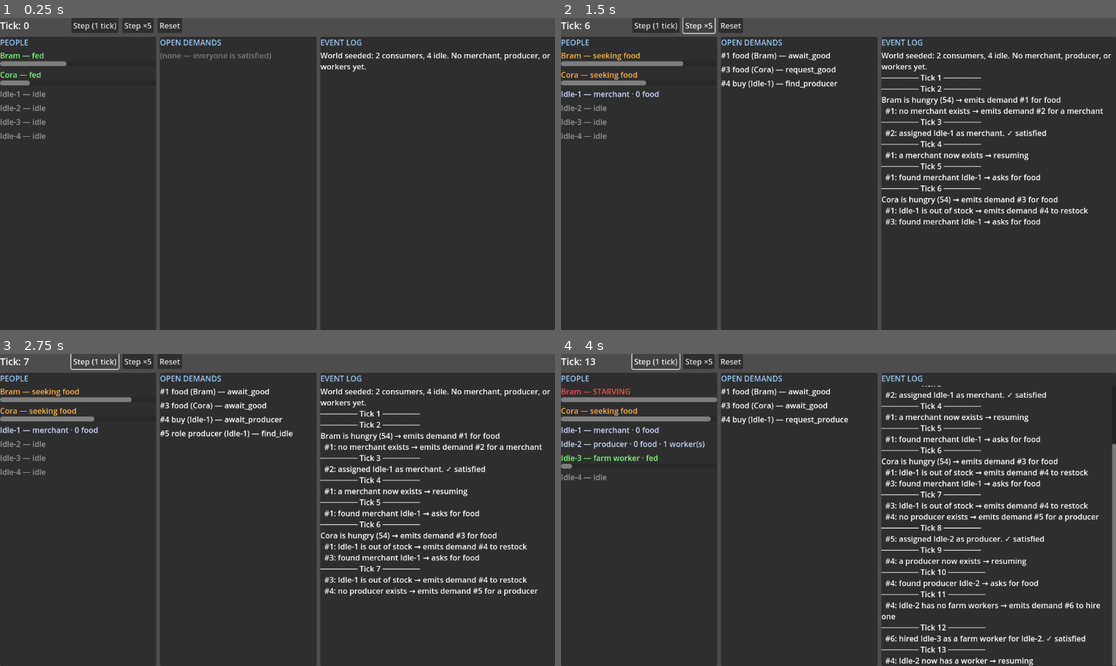
Above: before the commit, frames 1-4 (two rows, left to right).
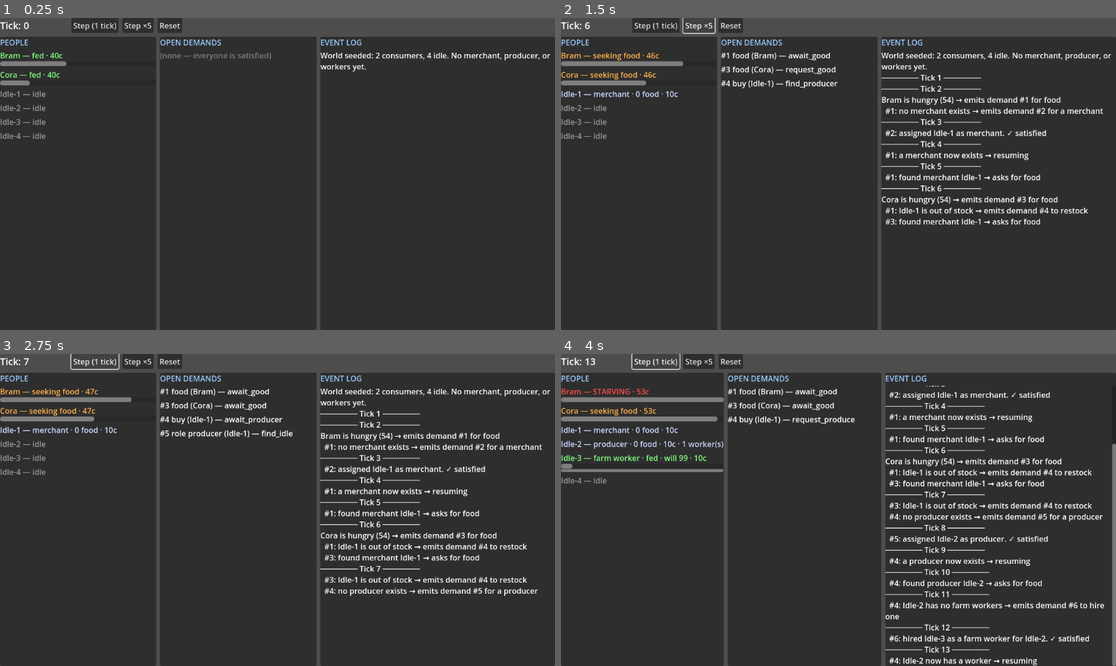
Above: after the commit, the same moments.

Repository: zmkram322/TheKingYouDontSee
Game: Godot game, scene res://main.tscn
Two runs of this game, one before a commit and one after it. Both use one fixed random seed, a clock stepped at 60 frames per second and the inputs below.
Inputs:
- Up to frame 1 (0.25 s): no input
- Up to frame 2 (1.5 s): click "Step (1 tick)" at 0.5 s; click "Step ×5" at 1.25 s
- Up to frame 3 (2.75 s): click "Step (1 tick)" at 2 s
- Up to frame 4 (4 s): click "Step ×5" at 2.75 s; click "Step (1 tick)" at 3.5 s

The runs differ from the first frame. In frame 1, less than 0.1% of the frame differs, in the area x 7-12%, y 11-20%; in frame 2, less than 0.1%; in frame 3, less than 0.1%; in frame 4, 10%, in the area x 0-98%, y 6-100%.

Commit message:
POC v2 slice 3: money, wages, and willingness-to-work
Coin is now real: food costs money (retail eater->merchant, wholesale
merchant->producer), and a producer pays each worker a wage per batch. The old
binary hunger-exhaustion teeth are replaced by a willingness-to-work scalar:
hunger erodes it, a paycheck restores it, no hard floor — so a well-paid worker
labours on at any hunger ("everyone has a price"). Consumers get a placeholder
stipend as income (seam for real employment in slice 3b).

Experiment (150 ticks): production NEVER stalls (vs first stall at tick 45 and
total flatline without wages). All three eaters sustain (11/10/6 meals) and the
economy is still running at tick 150. The worker ends STARVING (hunger 100) yet
still working (willingness 88) — money keeps the supply loop alive. Confirms the
hypothesis that pay breaks the death spiral. Known artifact: stipend out-earns
consumer spending so consumer coin inflates — resolved when employment replaces it.

Co-Authored-By: Claude Opus 4.8 (1M context) <noreply@anthropic.com>

Diff:
--- a/tkyds-game/main.gd
+++ b/tkyds-game/main.gd
@@ -133,6 +133,14 @@
 			bar.show_percentage = false
 			bar.custom_minimum_size = Vector2(0, 10)
 			row.add_child(bar)
+		if a.role == Actor.ROLE_FARM_WORKER:
+			# Second bar = willingness to keep working (green = happy, red = about to quit).
+			var wbar := ProgressBar.new()
+			wbar.max_value = Simulation.WILLINGNESS_MAX
+			wbar.value = a.willingness
+			wbar.show_percentage = false
+			wbar.custom_minimum_size = Vector2(0, 6)
+			row.add_child(wbar)
 		_actors_box.add_child(row)
 
 
--- a/tkyds-game/sim/actor.gd
+++ b/tkyds-game/sim/actor.gd
@@ -20,6 +20,13 @@
 # Anyone can hold food (consumer eats it, merchant resells it, producer makes it)
 var food: int = 0
 
+# Money. Food costs coin; workers earn wages.
+var coin: int = 0
+
+# Willingness to keep working (farm workers). Hunger erodes it, pay restores it.
+# No hard floor — enough pay keeps a worker going at any hunger.
+var willingness: float = 100.0
+
 # Producer stuff
 var producing_ticks_left: int = 0
 var workers: Array[Actor] = []   # farm workers a producer has hired (needed to produce)
--- a/tkyds-game/sim/simulation.gd
+++ b/tkyds-game/sim/simulation.gd
@@ -14,7 +14,16 @@
 const EAT_REDUCES_HUNGER := 70.0  # a meal actually fills you up (drops below threshold)
 const PRODUCE_TICKS := 2          # ticks a producer spends on a batch
 const FOOD_PER_PRODUCTION := 2    # batch size — leaves buffer stock so one producer feeds several
-const WORKER_EXHAUSTION := 90.0   # a worker this hungry is too weak to work — production halts
+
+# --- Money & willingness (slice 3) ---
+const FOOD_RETAIL_PRICE := 3      # what an eater pays the merchant for 1 food
+const FOOD_WHOLESALE_PRICE := 2   # what the merchant pays the producer for 1 food
+const WAGE_PER_BATCH := 3         # what a producer pays each worker when a batch lands
+const CONSUMER_STIPEND := 1       # PLACEHOLDER income for consumers (real employment = slice 3b)
+const WILLINGNESS_MAX := 100.0
+const QUIT_THRESHOLD := 20.0            # below this, a worker refuses to work
+const WILLINGNESS_HUNGER_DRAIN := 0.03  # per tick × current hunger — hunger erodes willingness
+const WAGE_WILLINGNESS_BOOST := 25.0    # a paycheck restores willingness — "everyone has a price"
 # ----------------------------------------------------------------------------
 
 var tick: int = 0
@@ -33,17 +42,23 @@
 	_next_demand_id = 1
 
 	# Two consumers, staggered so they don't all get hungry on the same tick.
+	# They hold the starting money supply (spent on food, topped up by a stipend).
 	var bram := Actor.new("Bram", Actor.ROLE_CONSUMER)
 	bram.hunger = 42.0
+	bram.coin = 40
 	var cora := Actor.new("Cora", Actor.ROLE_CONSUMER)
 	cora.hunger = 18.0
+	cora.coin = 40
 	actors.append(bram)
 	actors.append(cora)
 
 	# A pool of idle people. The cascade pulls them into roles as it needs them:
 	# merchant + producer + at least one farm worker all get drawn from here.
+	# A little starting coin lets a fresh merchant/producer bootstrap trade.
 	for i in range(4):
-		actors.append(Actor.new("Idle-%d" % (i + 1)))
+		var idle := Actor.new("Idle-%d" % (i + 1))
+		idle.coin = 10
+		actors.append(idle)
 
 	_log("World seeded: 2 consumers, 4 idle. No merchant, producer, or workers yet.")
 	_refresh_all_state_text()
@@ -56,9 +71,26 @@
 	_log("──────── Tick %d ────────" % tick)
 
 	_accumulate_hunger_and_emit()
-	_advance_production()
+	_pay_stipends()
+	_drain_willingness()
+	_advance_production()   # completing a batch pays wages, which restores willingness
 	_step_all_demands_one_hop()
 	_refresh_all_state_text()
+
+
+func _pay_stipends() -> void:
+	# PLACEHOLDER income so consumers keep buying while we isolate the wage
+	# mechanic. Real income (employment) replaces this in a later slice.
+	for a in actors:
+		if a.role == Actor.ROLE_CONSUMER:
+			a.coin += CONSUMER_STIPEND
+
+
+func _drain_willingness() -> void:
+	# The hungrier a worker is, the faster their will to keep working erodes.
+	for a in actors:
+		if a.role == Actor.ROLE_FARM_WORKER:
+			a.willingness = max(0.0, a.willingness - a.hunger * WILLINGNESS_HUNGER_DRAIN)
 
 
 func _accumulate_hunger_and_emit() -> void:
@@ -82,26 +114,39 @@
 	for a in actors:
 		if a.role != Actor.ROLE_PRODUCER or a.producing_ticks_left <= 0:
 			continue
-		# Teeth: a batch only makes progress while at least one worker can still work.
+		# Teeth: a batch only makes progress while a worker is still willing.
+		# Willingness is held up by pay, so a well-paid worker labours on despite hunger.
 		if not _producer_can_work(a):
 			if not a.stalled:
 				a.stalled = true
-				_log("%s STALLS — its workers are too hungry to work" % a.person_name)
+				_log("%s STALLS — its workers refuse to work (demoralised)" % a.person_name)
 			continue
 		if a.stalled:
 			a.stalled = false
-			_log("%s's workers are fed enough again → production resumes" % a.person_name)
+			_log("%s's workers are willing again → production resumes" % a.person_name)
 		a.producing_ticks_left -= 1
 		if a.producing_ticks_left == 0:
 			a.food += FOOD_PER_PRODUCTION
 			_log("%s finished a batch (+%d) → now holds %d food" % [a.person_name, FOOD_PER_PRODUCTION, a.food])
+			_pay_wages(a)
 
 
 func _producer_can_work(p: Actor) -> bool:
 	for w in p.workers:
-		if w.hunger < WORKER_EXHAUSTION:
+		if w.willingness > QUIT_THRESHOLD:
 			return true
 	return false
+
+
+func _pay_wages(producer: Actor) -> void:
+	for w in producer.workers:
+		if producer.coin >= WAGE_PER_BATCH:
+			producer.coin -= WAGE_PER_BATCH
+			w.coin += WAGE_PER_BATCH
+			w.willingness = min(WILLINGNESS_MAX, w.willingness + WAGE_WILLINGNESS_BOOST)
+			_log("  %s pays %s %dc in wages → willingness up to %d" % [producer.person_name, w.person_name, WAGE_PER_BATCH, int(w.willingness)])
+		else:
+			_log("  %s can't make payroll for %s (no coin)" % [producer.person_name, w.person_name])
 
 
 func _step_all_demands_one_hop() -> void:
@@ -152,15 +197,21 @@
 
 		&"request_good":
 			var merchant := d.provider
-			if merchant.food > 0:
-				merchant.food -= 1
-				consumer.food += 1
-				d.phase = &"eat"
-				_log("  #%d: %s buys food from %s" % [d.id, consumer.person_name, merchant.person_name])
-			else:
+			if merchant.food <= 0:
 				d.child = _need_restock(merchant, d)
 				d.phase = &"await_good"
 				_log("  #%d: %s is out of stock → emits demand #%d to restock" % [d.id, merchant.person_name, d.child.id])
+			elif consumer.coin >= FOOD_RETAIL_PRICE:
+				merchant.food -= 1
+				consumer.food += 1
+				consumer.coin -= FOOD_RETAIL_PRICE
+				merchant.coin += FOOD_RETAIL_PRICE
+				d.phase = &"eat"
+				_log("  #%d: %s buys food from %s for %dc" % [d.id, consumer.person_name, merchant.person_name, FOOD_RETAIL_PRICE])
+			else:
+				# Broke and hungry — for now they go without; a later slice turns
+				# this into a demand for employment.
+				_log("  #%d: %s can't afford food (%dc < %dc) — goes without" % [d.id, consumer.person_name, consumer.coin, FOOD_RETAIL_PRICE])
 
 		&"await_good":
 			if d.child != null and d.child.satisfied:
@@ -212,11 +263,13 @@
 
 		&"request_produce":
 			var producer := d.provider
-			if producer.food > 0:
+			if producer.food > 0 and merchant.coin >= FOOD_WHOLESALE_PRICE:
 				producer.food -= 1
 				merchant.food += 1
+				merchant.coin -= FOOD_WHOLESALE_PRICE
+				producer.coin += FOOD_WHOLESALE_PRICE
 				d.satisfied = true
-				_log("  #%d: %s buys food from %s. ✓ satisfied" % [d.id, merchant.person_name, producer.person_name])
+				_log("  #%d: %s buys food from %s for %dc. ✓ satisfied" % [d.id, merchant.person_name, producer.person_name, FOOD_WHOLESALE_PRICE])
 			elif producer.workers.is_empty():
 				# Can't grow food without hands — a missing worker is just another demand.
 				d.child = _need_role(Actor.ROLE_FARM_WORKER, producer)
@@ -235,11 +288,13 @@
 
 		&"await_produce":
 			var producer := d.provider
-			if producer.food > 0:
+			if producer.food > 0 and merchant.coin >= FOOD_WHOLESALE_PRICE:
 				producer.food -= 1
 				merchant.food += 1
+				merchant.coin -= FOOD_WHOLESALE_PRICE
+				producer.coin += FOOD_WHOLESALE_PRICE
 				d.satisfied = true
-				_log("  #%d: %s buys freshly-made food from %s. ✓ satisfied" % [d.id, merchant.person_name, producer.person_name])
+				_log("  #%d: %s buys freshly-made food from %s for %dc. ✓ satisfied" % [d.id, merchant.person_name, producer.person_name, FOOD_WHOLESALE_PRICE])
 
 
 # --- Small helpers ----------------------------------------------------------
@@ -299,20 +354,20 @@
 func _describe(a: Actor) -> String:
 	match a.role:
 		Actor.ROLE_CONSUMER:
-			return _hunger_word(a)
+			return "%s · %dc" % [_hunger_word(a), a.coin]
 		Actor.ROLE_FARM_WORKER:
-			if a.hunger >= WORKER_EXHAUSTION:
-				return "farm worker · EXHAUSTED (can't work)"
-			return "farm worker · %s" % _hunger_word(a)
+			if a.willingness <= QUIT_THRESHOLD:
+				return "farm worker · QUIT (demoralised) · %dc" % a.coin
+			return "farm worker · %s · will %d · %dc" % [_hunger_word(a), int(a.willingness), a.coin]
 		Actor.ROLE_MERCHANT:
-			return "merchant · %d food" % a.food
+			return "merchant · %d food · %dc" % [a.food, a.coin]
 		Actor.ROLE_PRODUCER:
 			var hands := "%d worker(s)" % a.workers.size()
 			if a.producing_ticks_left > 0 and not _producer_can_work(a):
-				return "STALLED — workers too hungry · %d food · %s" % [a.food, hands]
+				return "STALLED — workers quit · %d food · %dc · %s" % [a.food, a.coin, hands]
 			if a.producing_ticks_left > 0:
-				return "producing (%d left) · %d food · %s" % [a.producing_ticks_left, a.food, hands]
-			return "producer · %d food · %s" % [a.food, hands]
+				return "producing (%d left) · %d food · %dc · %s" % [a.producing_ticks_left, a.food, a.coin, hands]
+			return "producer · %d food · %dc · %s" % [a.food, a.coin, hands]
 		_:
 			return "idle"
 
